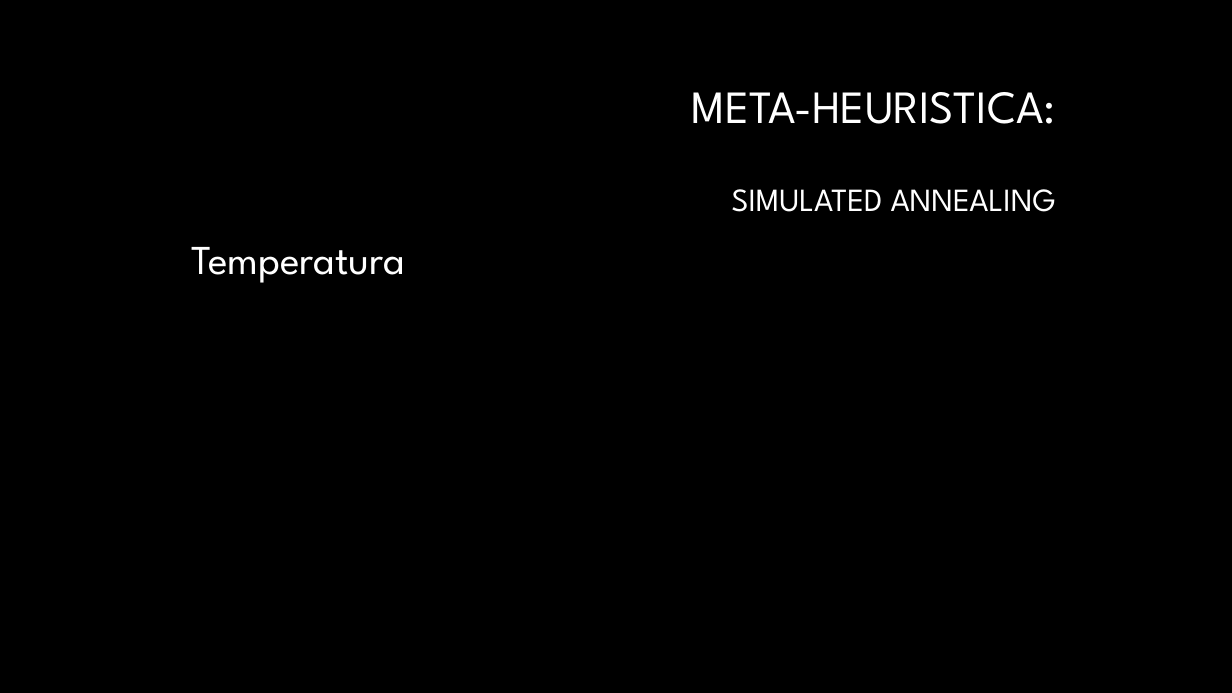
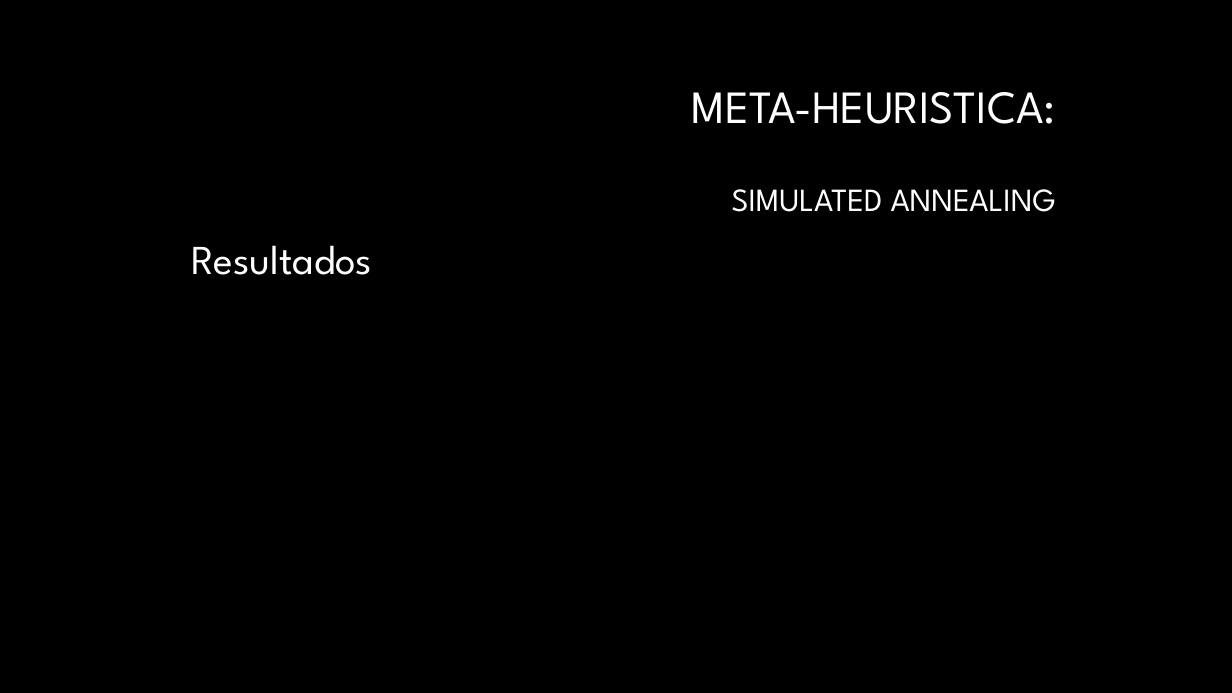
Before and after one commit to Pedro-Magalhaes/IA-Trabalho01, a slide deck: slide 17 of Apresentacao.pptx (slide 14 before the commit). Drawn at 1232x693 pixels with LibreOffice and Linux fonts; fonts in the diff are those of the drawing; background and template pictures are left out. Boxes give left, top, right and bottom in pixels: in the first picture for what was removed or moved away, otherwise in the second. Text is boxed around its words. In the diff, an @@ line names an element or a change of style, - is before the commit and + after.

```diff
--- a/Apresentacao.pptx
+++ b/Apresentacao.pptx
@@ text at (191,245,372,275): text changed @@
-Temperatura
+Resultados
```
Also in this commit, not shown: 1 other slide changed, 4 slides added.
